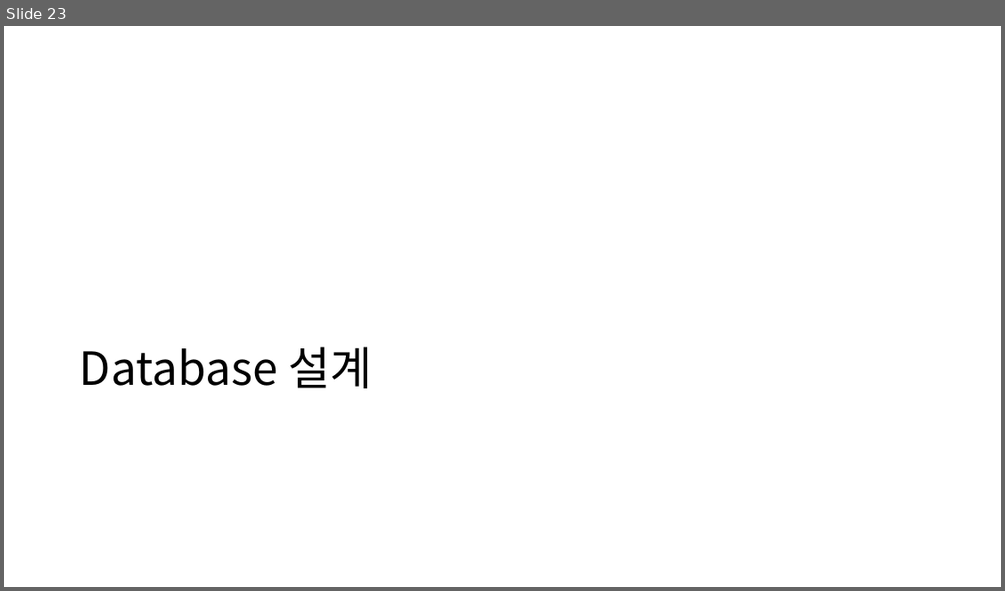
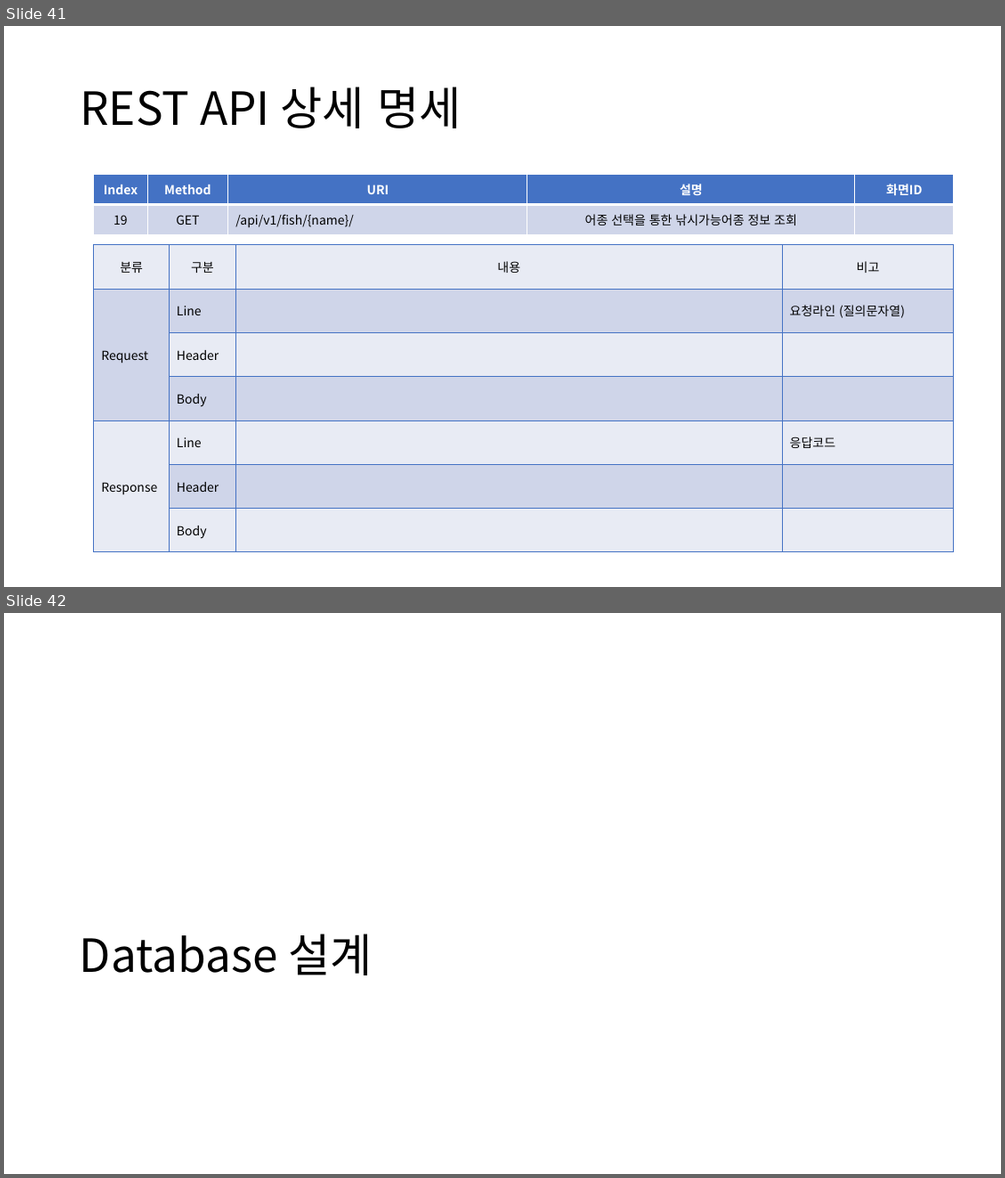
Before and after one commit to sujidaddy/workspace_miniproject, a slide deck: 미니프로젝트계획서제출용.pptx. Shown one above the other, each under a label of ours: slide 23 before the commit, slides 41 and 42 after it. The pictures are 1005x591 and 1005x1178 pixels, drawn with LibreOffice and Linux fonts; fonts in the diff are those of the drawing. Boxes give left, top, right and bottom in pixels: in the first picture for what was removed or moved away, otherwise in the second. Text is boxed around its words. In the diff, an @@ line names an element or a change of style, - is before the commit and + after.

Commit message:
REST API 명세 정리 DB 구성 정리 통신 API 적용 변경 카카오맵 처리 방식 변경 회원 가입 로직 추가 로그인 로직 추가

```diff
--- a/미니프로젝트계획서제출용.pptx
+++ b/미니프로젝트계획서제출용.pptx
@@ slide 41 added at box(4, 26, 1001, 587), background #FFFFFF @@
@@ title added at box(80, 87, 461, 128), 44 pt, text #000000 @@
+REST API 상세 명세
@@ table added at box(94, 174, 954, 234), 2 rows, 5 columns @@
+Index | Method | URI | 설명 | 화면ID
+19 | GET | /api/v1/fish/{name}/ | 어종 선택을 통한 낚시가능어종 정보 조회 | 
@@ table added at box(94, 245, 954, 553), 7 rows, 4 columns @@
+분류 | 구분 | 내용 | 비고
+Request | Line |  | 요청라인 (질의문자열)
+ | Header |  | 
+ | Body |  | 
+Response | Line |  | 응답코드
+ | Header |  | 
+ | Body |  | 
@@ what was slide 23 is now slide 42 @@
```
Also in this commit, not shown: 4 slides changed, 26 other slides added, 20 other files.
